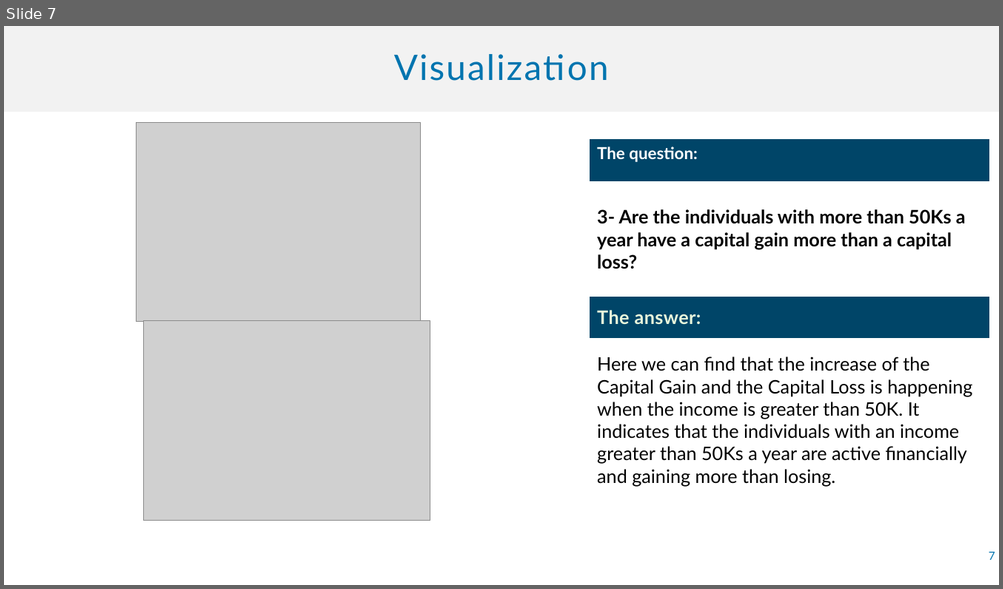
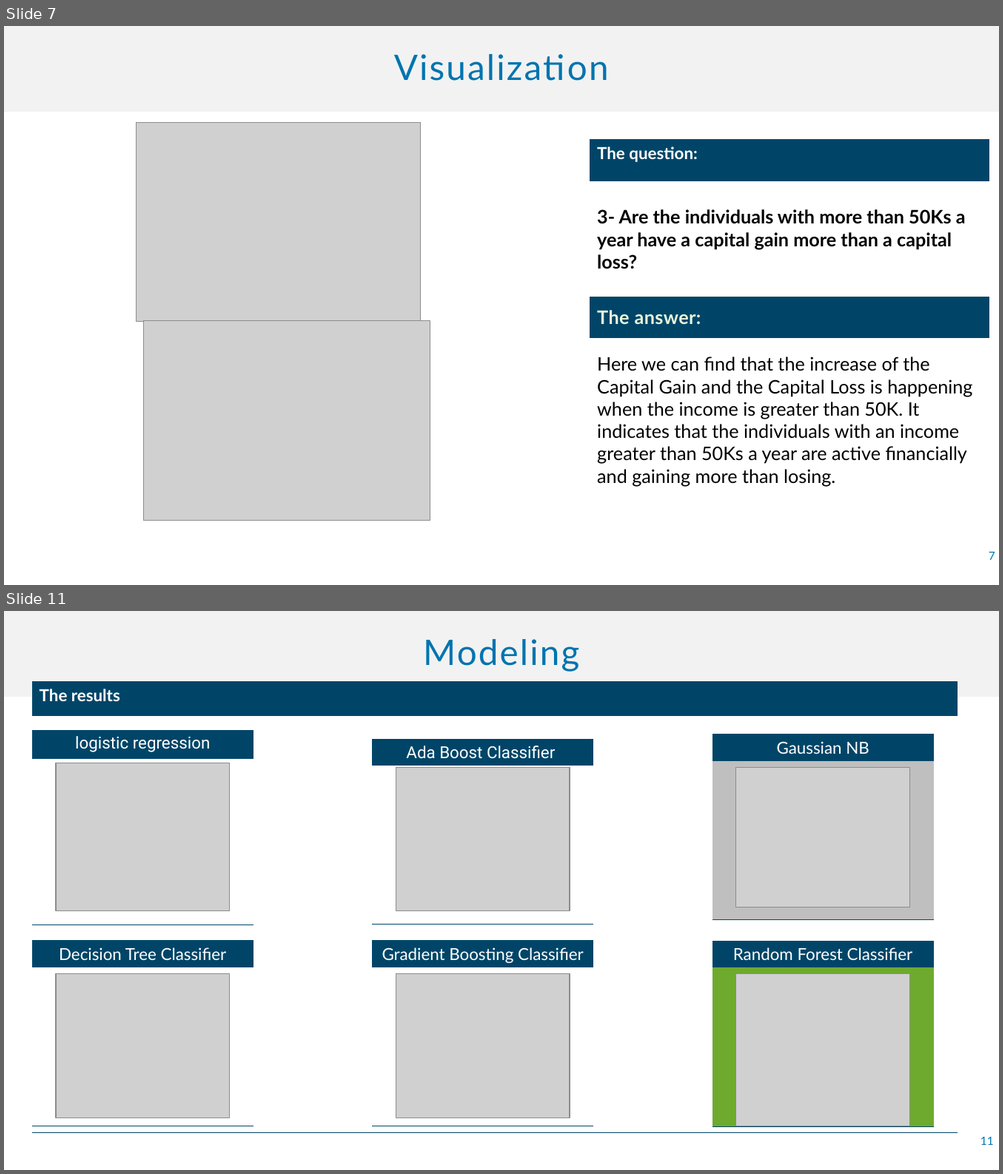
Before and after one commit to alihht/Tuwaiq_project, a slide deck: A Tuwaiq Data Science Bootcamp Project.pptx. Shown one above the other, each under a label of ours: slide 7 before the commit, slides 7 and 11 after it; the slides between them are not shown. The pictures are 1003x589 and 1003x1174 pixels, drawn with LibreOffice and Linux fonts; fonts in the diff are those of the drawing; grey boxes stand for pictures. Boxes give left, top, right and bottom in pixels: in the first picture for what was removed or moved away, otherwise in the second. Text is boxed around its words. In the diff, an @@ line names an element or a change of style, - is before the commit and + after.

```diff
--- a/A Tuwaiq Data Science Bootcamp Project.pptx
+++ b/A Tuwaiq Data Science Bootcamp Project.pptx
@@ slide 11 added at (x1=4, y1=611, x2=999, y2=1170), background #FFFFFF @@
@@ title added at (x1=423, y1=639, x2=579, y2=672), 34 pt, text #0074AF @@
+Modeling
@@ table added at (x1=31, y1=682, x2=957, y2=1133), 2 rows, 1 columns @@
+The results
+
@@ table added at (x1=31, y1=730, x2=253, y2=925), 2 rows, 1 columns @@
+logistic regression
+
@@ table added at (x1=372, y1=739, x2=594, y2=925), 2 rows, 1 columns @@
+Ada Boost Classifier
+
@@ table added at (x1=712, y1=734, x2=933, y2=920), 2 rows, 1 columns @@
+Gaussian NB
+
@@ picture added at (x1=56, y1=763, x2=229, y2=911) @@
@@ picture added at (x1=395, y1=767, x2=569, y2=911) @@
@@ picture added at (x1=736, y1=767, x2=910, y2=907) @@
@@ table added at (x1=31, y1=941, x2=253, y2=1127), 2 rows, 1 columns @@
+Decision Tree Classifier
+
@@ table added at (x1=372, y1=941, x2=594, y2=1127), 2 rows, 1 columns @@
+Gradient Boosting Classifier
+
@@ table added at (x1=712, y1=941, x2=933, y2=1127), 2 rows, 1 columns @@
+Random Forest Classifier
+
@@ picture added at (x1=56, y1=974, x2=229, y2=1119) @@
@@ picture added at (x1=395, y1=974, x2=569, y2=1119) @@
@@ picture added at (x1=736, y1=974, x2=910, y2=1127) @@
@@ page number added at (x1=980, y1=1137, x2=993, y2=1145), 11 pt, text #0074AF @@
+11
```
Also in this commit, not shown: 5 other slides added.
